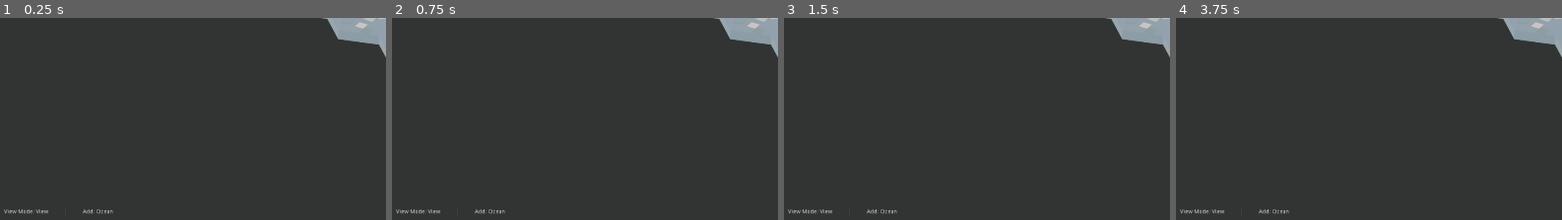
Above: before the commit, frames 1-4 (left to right).
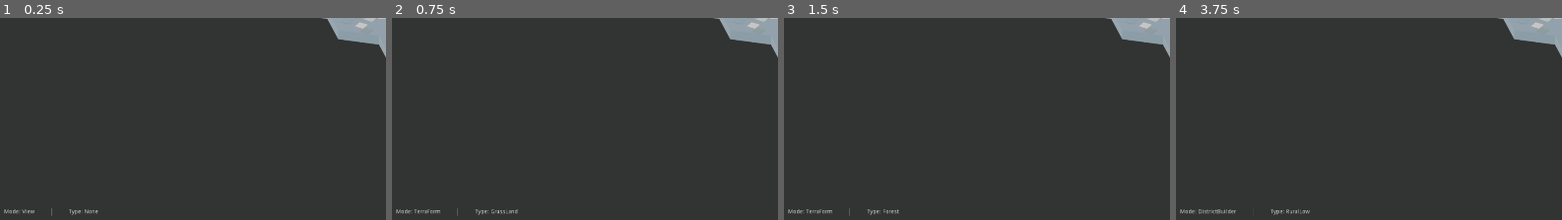
Above: after the commit, the same moments.

Repository: derUbermenk/IsoMapMaker
Game: Godot game, scene res://Scenes/Main/MapBuilder.tscn
Same seed, same stepped clock (60 frames per second), same inputs: the game is played once before the commit and once after it. This scene is started directly instead of the project's main scene.
Inputs:
- Up to frame 1 (0.25 s): no input
- Up to frame 2 (0.75 s): click "GrassLand" at 0.5 s
- Up to frame 3 (1.5 s): click "Ocean" at 1.25 s
- Up to frame 4 (3.75 s): click "Mountain" at 2 s; click "GrassLand" at 2.75 s; click "Rural Low" at 3.5 s
The pictures show only the part of the screen within x 0-50%, y 50-100%; the shares and areas given below are measured in that part.

The runs differ from the first frame. In frame 1, 0.3% of the frame differs, in the area x 1-30%, y 94-99%; in frame 2, 0.3%; in frame 3, 0.3%; in frame 4, 0.3%, in the area x 1-35%, y 94-98%.

Commit message:
add UI and MapBuilder logic for switching modes

Diff:
--- /dev/null
+++ b/Scenes/Main/MapBuilder.gd
@@ -0,0 +1,20 @@
+extends Node
+
+var build_modes = ["View", "TerraForm", "DistrictBuilder"]
+var mode = build_modes[0]
+var mode_type = "None"
+
+onready var ui = get_node("UI")
+
+func _ready():
+	ui.connect("start_terraform", self, "_on_mode_switch")
+	ui.connect("start_district_build", self, "_on_mode_switch")
+	ui.connect("start_view", self, "_on_mode_switch")
+
+	ui.update_debug_mode_indicator(mode, mode_type)
+
+func _on_mode_switch(mode_index, type):
+	mode = build_modes[mode_index]
+	mode_type = type
+
+	ui.update_debug_mode_indicator(mode, type)
--- a/Scenes/Main/MapBuilder.tscn
+++ b/Scenes/Main/MapBuilder.tscn
@@ -1,11 +1,13 @@
-[gd_scene load_steps=5 format=2]
+[gd_scene load_steps=6 format=2]
 
 [ext_resource path="res://Scenes/MapSupport/Map.tscn" type="PackedScene" id=1]
 [ext_resource path="res://Scenes/UI/ButtonGroups/TerrainTransform.tres" type="ButtonGroup" id=2]
 [ext_resource path="res://Scenes/UI/ButtonGroups/DistrictBuilder.tres" type="ButtonGroup" id=3]
 [ext_resource path="res://Scenes/Main/UI.gd" type="Script" id=4]
+[ext_resource path="res://Scenes/Main/MapBuilder.gd" type="Script" id=5]
 
 [node name="MapBuilder" type="Node"]
+script = ExtResource( 5 )
 
 [node name="UI" type="CanvasLayer" parent="."]
 script = ExtResource( 4 )
@@ -164,7 +166,7 @@
 group = ExtResource( 3 )
 text = "Industrial"
 
-[node name="Modedebugger" type="HBoxContainer" parent="UI"]
+[node name="ModeDebugger" type="HBoxContainer" parent="UI"]
 anchor_top = 1.0
 anchor_bottom = 1.0
 margin_left = 10.0
@@ -174,22 +176,22 @@
 rect_min_size = Vector2( 200, 0 )
 custom_constants/separation = 40
 
-[node name="ViewMode" type="Label" parent="UI/Modedebugger"]
+[node name="Mode" type="Label" parent="UI/ModeDebugger"]
 margin_top = 2.0
-margin_right = 108.0
+margin_right = 74.0
 margin_bottom = 16.0
-text = "View Mode: View"
+text = "Mode: View"
 
-[node name="VSeparator" type="VSeparator" parent="UI/Modedebugger"]
-margin_left = 148.0
-margin_right = 152.0
+[node name="VSeparator" type="VSeparator" parent="UI/ModeDebugger"]
+margin_left = 114.0
+margin_right = 118.0
 margin_bottom = 19.0
 
-[node name="AddMode" type="Label" parent="UI/Modedebugger"]
-margin_left = 192.0
+[node name="Type" type="Label" parent="UI/ModeDebugger"]
+margin_left = 158.0
 margin_top = 2.0
-margin_right = 266.0
+margin_right = 196.0
 margin_bottom = 16.0
-text = "Add: Ocean"
+text = "Type: "
 
 [node name="World" parent="." instance=ExtResource( 1 )]
--- a/Scenes/Main/UI.gd
+++ b/Scenes/Main/UI.gd
@@ -3,22 +3,43 @@
 export(ButtonGroup) var terrain_tools
 export(ButtonGroup) var district_builder_tools
 
-signal start_terraform(terrain_type)
-signal start_district_build(district_type)
-signal view_switch
+signal start_terraform(mode_index, terrain_type)
+signal start_district_build(mode_index, district_type)
+signal start_view(mode_index, type)
 
 func _ready():
 	connect_tools(terrain_tools, "_on_terra_form_pressed")
 	connect_tools(district_builder_tools, "_on_district_builder_pressed")
 
+# updates the mode indicator in the bottom left
+# only for debugging
+func update_debug_mode_indicator(mode, type):
+	get_node("ModeDebugger/Mode").text = "Mode: " + mode
+	get_node("ModeDebugger/Type").text = "Type: " + type
+
+func _unhandled_input(event):
+	if event is InputEventKey:
+		if event.pressed and event.scancode == KEY_ESCAPE:
+			_on_view_mode_pressed()
+
+# mode switches
+# build modes as defined in mapbuilder
+# 0 - View
+# 1 - TerraForm
+# 2 - DistrictBuilder
+
+func _on_view_mode_pressed():
+	unpress(terrain_tools)
+	unpress(district_builder_tools)
+	emit_signal("start_view", 0, "None")
+
 func _on_terra_form_pressed(terrain_type: String):
 	unpress(district_builder_tools)
-	emit_signal("start_terraform", terrain_type)
+	emit_signal("start_terraform", 1, terrain_type)
 
 func _on_district_builder_pressed(district_type: String):
 	unpress(terrain_tools)
-	emit_signal("start_district_build", district_type)
-
+	emit_signal("start_district_build", 2, district_type)
 
 # unpresses all buttons in the given button group
 func unpress(button_group: ButtonGroup):
